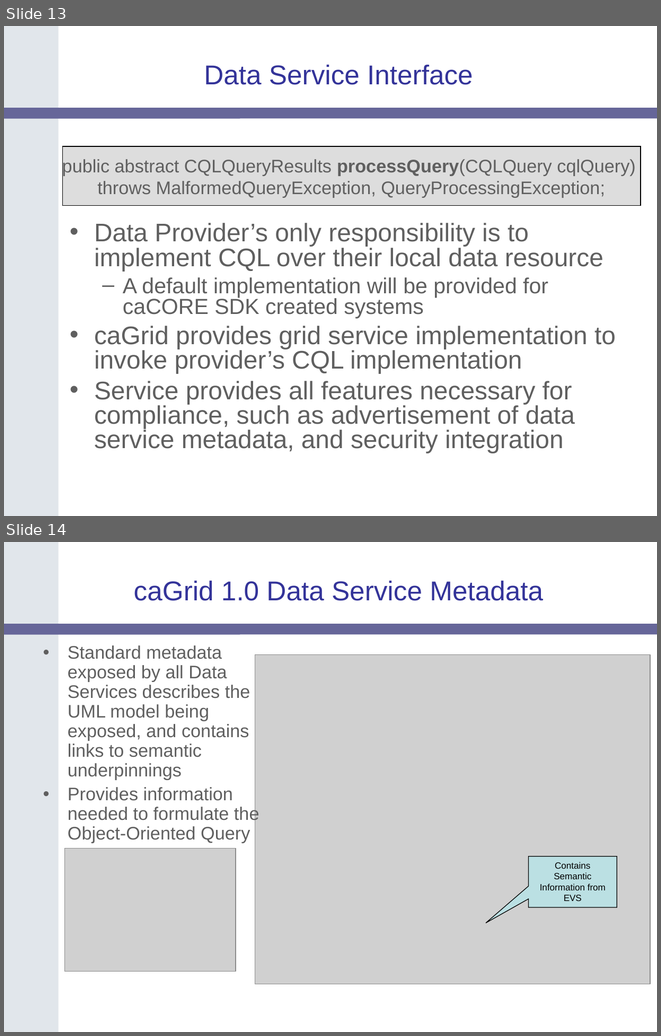
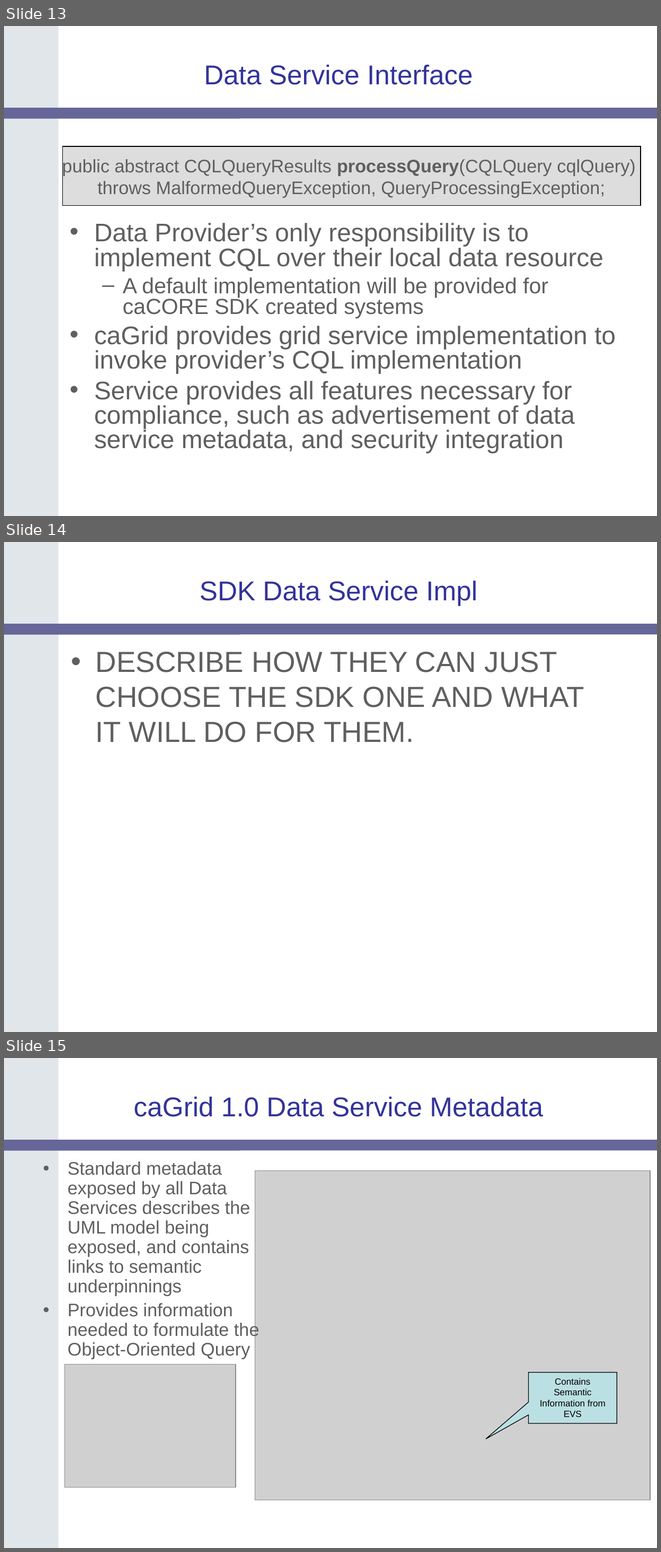
Before and after one commit to NCIP/cagrid-docs, a slide deck: presentations/200607_VCDE_ARCH/caGrid-1.0_Beta_Data-Services.ppt. Shown one above the other, each under a label of ours: slides 13 and 14 before the commit, slides 13, 14 and 15 after it. The pictures are 661x1036 and 661x1552 pixels, drawn with LibreOffice and Linux fonts; fonts in the diff are those of the drawing; grey boxes stand for pictures; background and template pictures are left out. Boxes give left, top, right and bottom in pixels: in the first picture for what was removed or moved away, otherwise in the second. Text is boxed around its words. In the diff, an @@ line names an element or a change of style, - is before the commit and + after.

```diff
--- a/presentations/200607_VCDE_ARCH/caGrid-1.0_Beta_Data-Services.ppt
+++ b/presentations/200607_VCDE_ARCH/caGrid-1.0_Beta_Data-Services.ppt
@@ slide 14 added at (x1=4, y1=542, x2=657, y2=1032), background #FFFFFF; not listed: 2 template elements that a slide beside it also shows @@
@@ title added at (x1=200, y1=581, x2=477, y2=606), 30 pt, text #333399 @@
+SDK Data Service Impl
@@ text added at (x1=96, y1=652, x2=584, y2=742), 32 pt, text #5F5F5F @@
+• DESCRIBE HOW THEY CAN JUST CHOOSE THE SDK ONE AND WHAT IT WILL DO FOR THEM.
@@ what was slide 14 is now slide 15 @@
```
